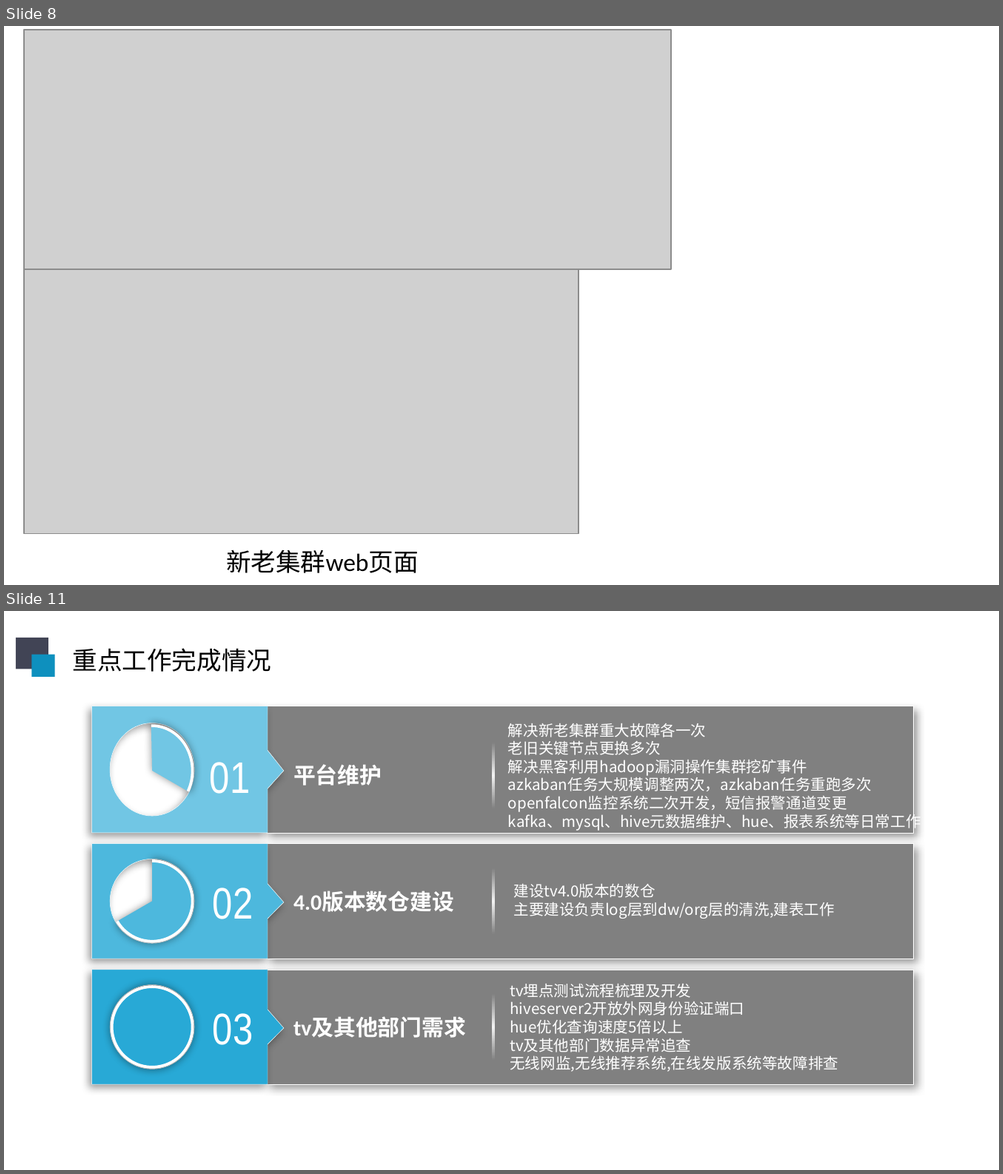
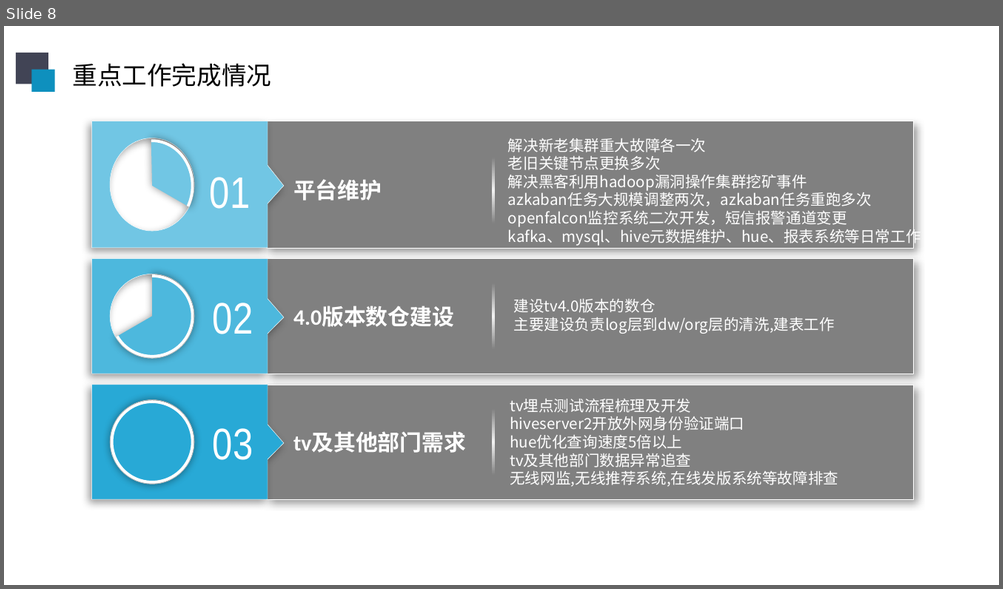
Before and after one commit to sunliangliang9201/interview_prepare, a slide deck: 在线阶段汇报20190606.pptx. Shown one above the other, each under a label of ours: slides 8 and 11 before the commit, slide 8 after it; the slides between them are not shown. The pictures are 1003x1174 and 1003x589 pixels, drawn with LibreOffice and Linux fonts; fonts in the diff are those of the drawing; grey boxes stand for pictures. Boxes give left, top, right and bottom in pixels: in the first picture for what was removed or moved away, otherwise in the second. Text is boxed around its words. In the diff, an @@ line names an element or a change of style, - is before the commit and + after.

```diff
--- a/在线阶段汇报20190606.pptx
+++ b/在线阶段汇报20190606.pptx
@@ slide 8 removed at bbox=[4, 26, 999, 585], background #FFFFFF @@
@@ picture removed at bbox=[24, 30, 670, 269] @@
@@ picture removed at bbox=[24, 269, 579, 534] @@
@@ text removed at bbox=[226, 550, 418, 574] @@
-新老集群web页面
@@ what was slide 11 is now slide 8 @@
```
Also in this commit, not shown: 3 slides changed, 1 slide added, 5 other slides removed.
